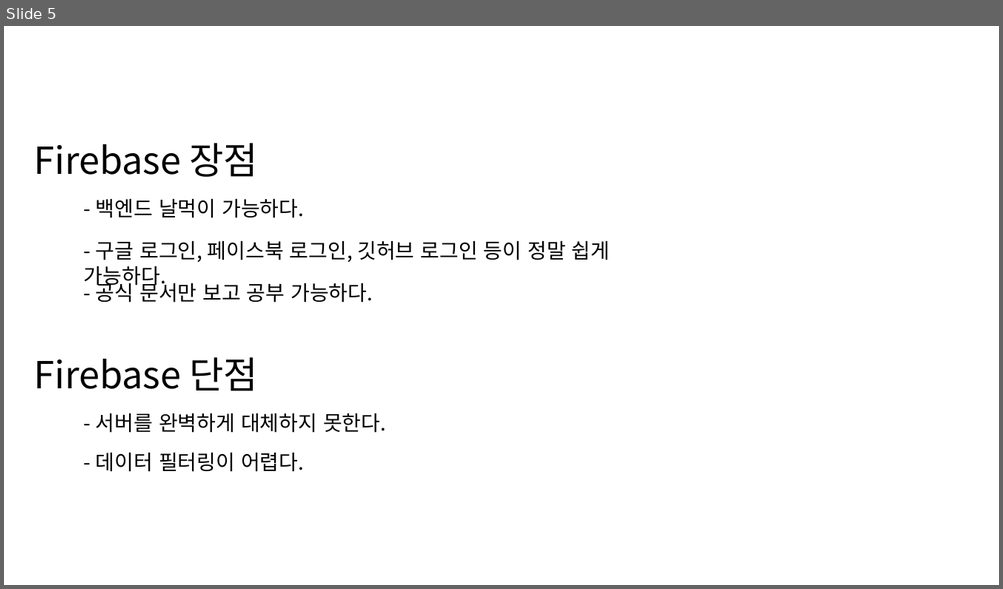
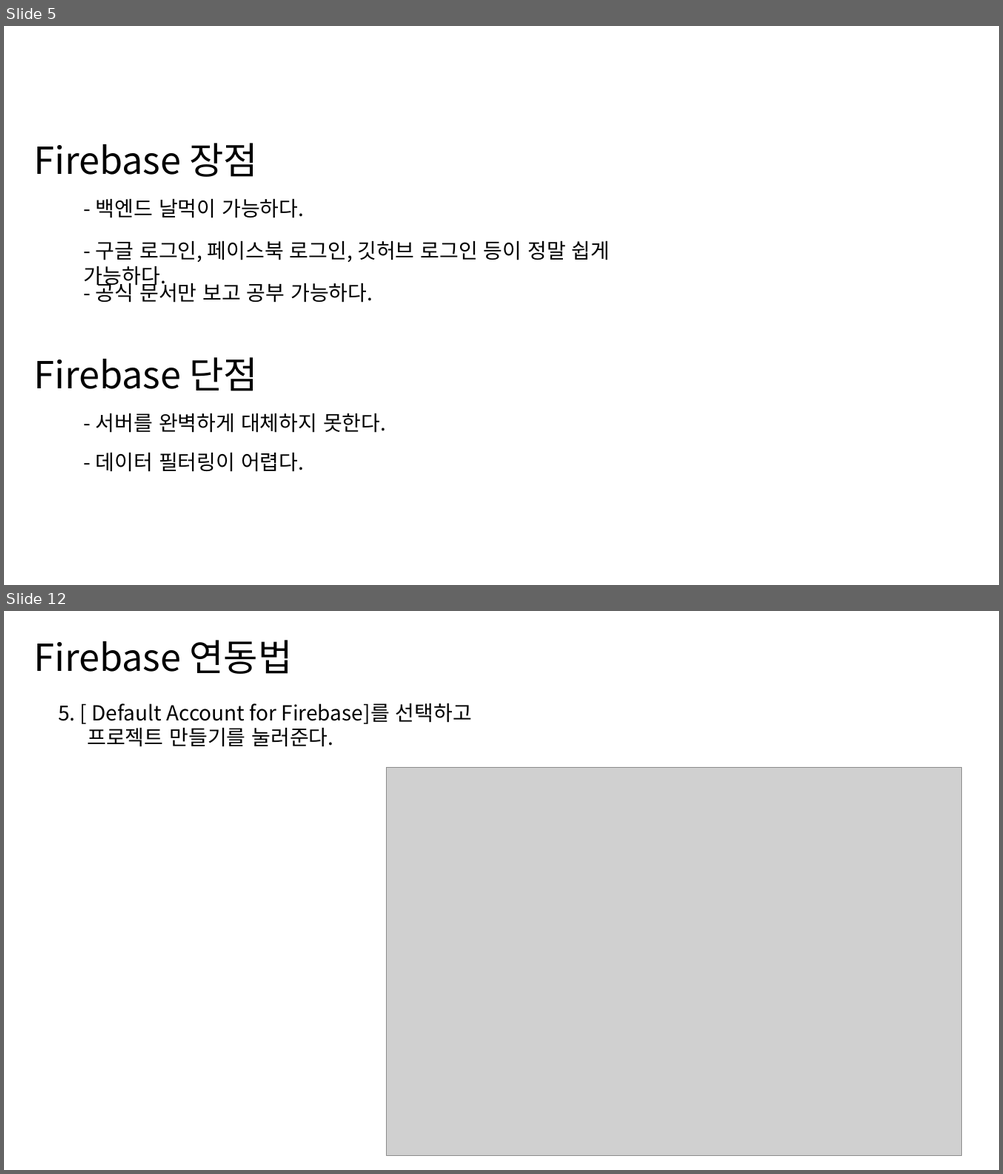
Before and after one commit to ckstmznf/2022-EDCAN-Class, a slide deck: PPT/2. Firebase/Firebase.pptx. Shown one above the other, each under a label of ours: slide 5 before the commit, slides 5 and 12 after it; the slides between them are not shown. The pictures are 1003x589 and 1003x1174 pixels, drawn with LibreOffice and Linux fonts; fonts in the diff are those of the drawing; grey boxes stand for pictures. Boxes give left, top, right and bottom in pixels: in the first picture for what was removed or moved away, otherwise in the second. Text is boxed around its words. In the diff, an @@ line names an element or a change of style, - is before the commit and + after.

```diff
--- a/PPT/2. Firebase/Firebase.pptx
+++ b/PPT/2. Firebase/Firebase.pptx
@@ slide 12 added at [4,611,999,1170], background #FFFFFF @@
@@ text added at [34,640,293,674], 36 pt, text #000000 @@
+Firebase 연동법
@@ text added at [58,703,472,747], 20 pt, text #000000 @@
+5. [ Default Account for Firebase]를 선택하고
+프로젝트 만들기를 눌러준다.
@@ picture added at [387,768,962,1156] @@
```
Also in this commit, not shown: 5 slides changed, 11 other slides added, 8 slides removed, 52 other files.
